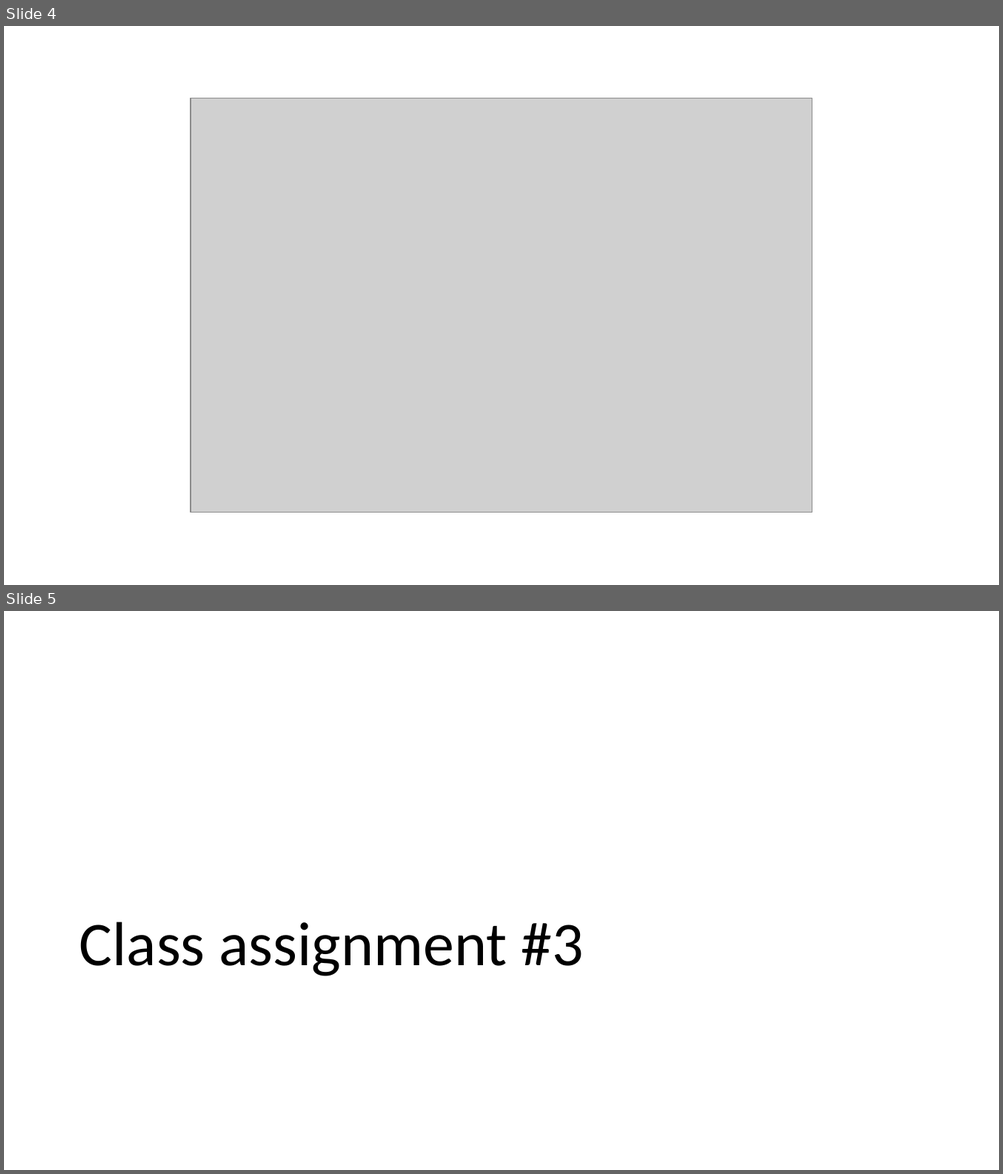
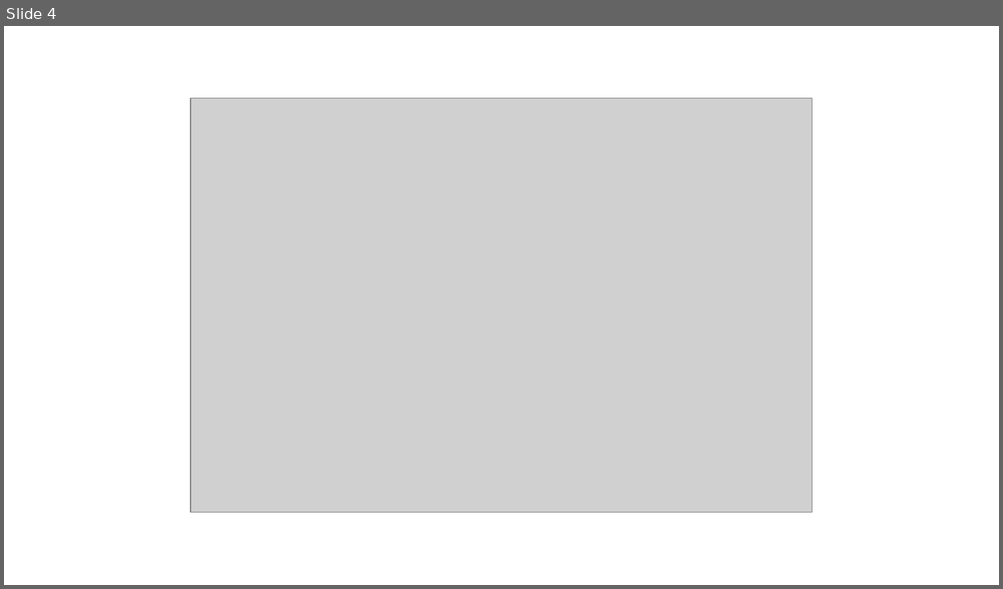
Before and after one commit to carolina-lima-salge/mist4610b, a slide deck: Predictive analytics.pptx. Shown one above the other, each under a label of ours: slides 4 and 5 before the commit, slide 4 after it. The pictures are 1003x1174 and 1003x589 pixels, drawn with LibreOffice and Linux fonts; fonts in the diff are those of the drawing; grey boxes stand for pictures. Boxes give left, top, right and bottom in pixels: in the first picture for what was removed or moved away, otherwise in the second. Text is boxed around its words. In the diff, an @@ line names an element or a change of style, - is before the commit and + after.

```diff
--- a/Predictive analytics.pptx
+++ b/Predictive analytics.pptx
@@ slide 5 removed at box(4, 611, 999, 1170), background #FFFFFF @@
@@ title removed at box(79, 922, 583, 977) @@
-Class assignment #3
```
Also in this commit, not shown: 11 other slides removed, 1 other file.
